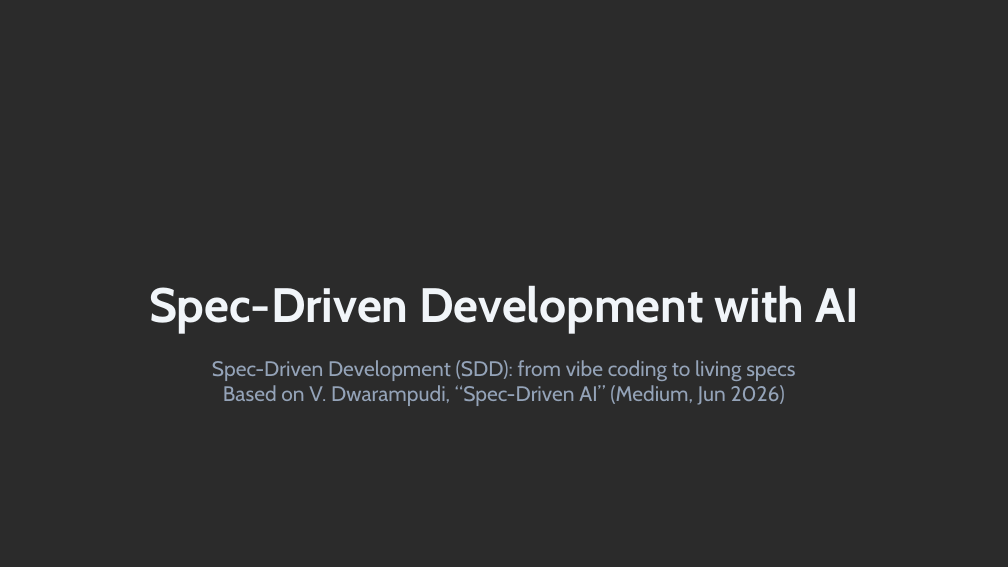
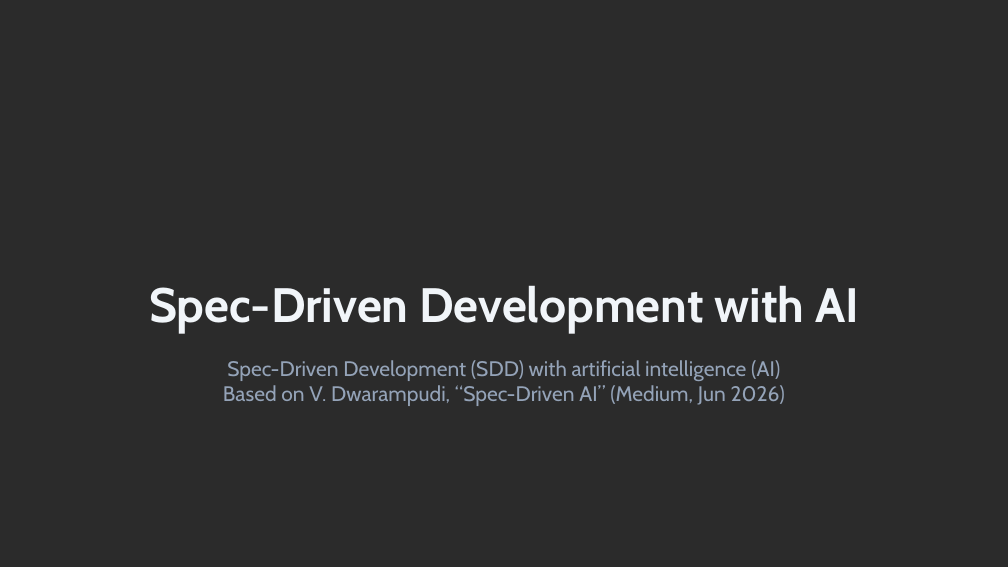
Before and after one commit to ronyronen/speckit-claude-presentation, a slide deck: slide 1 of presentation/speckit-workshop.pptx. Drawn at 1008x567 pixels with LibreOffice and Linux fonts; fonts in the diff are those of the drawing; background and template pictures are left out; a plain dark background stands for a picture behind light text. Boxes give left, top, right and bottom in pixels: in the first picture for what was removed or moved away, otherwise in the second. Text is boxed around its words. In the diff, an @@ line names an element or a change of style, - is before the commit and + after.

```diff
--- a/presentation/speckit-workshop.pptx
+++ b/presentation/speckit-workshop.pptx
@@ text at <box>227,360,780,381</box>: text changed @@
-Spec-Driven Development (SDD): from vibe coding to living specs
+Spec-Driven Development (SDD) with artificial intelligence (AI)
```
Also in this commit, not shown: 13 other slides changed, 2 other files.
